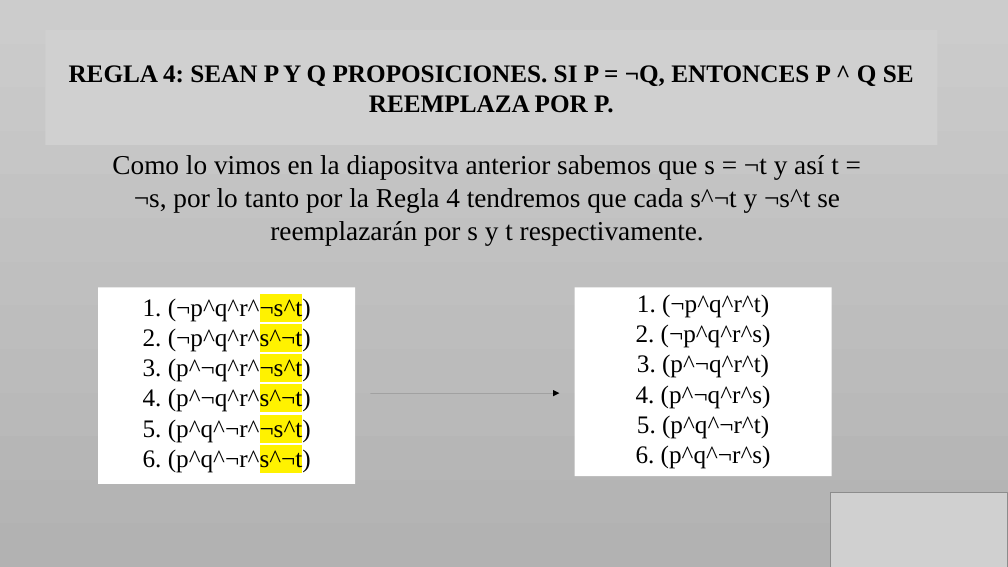
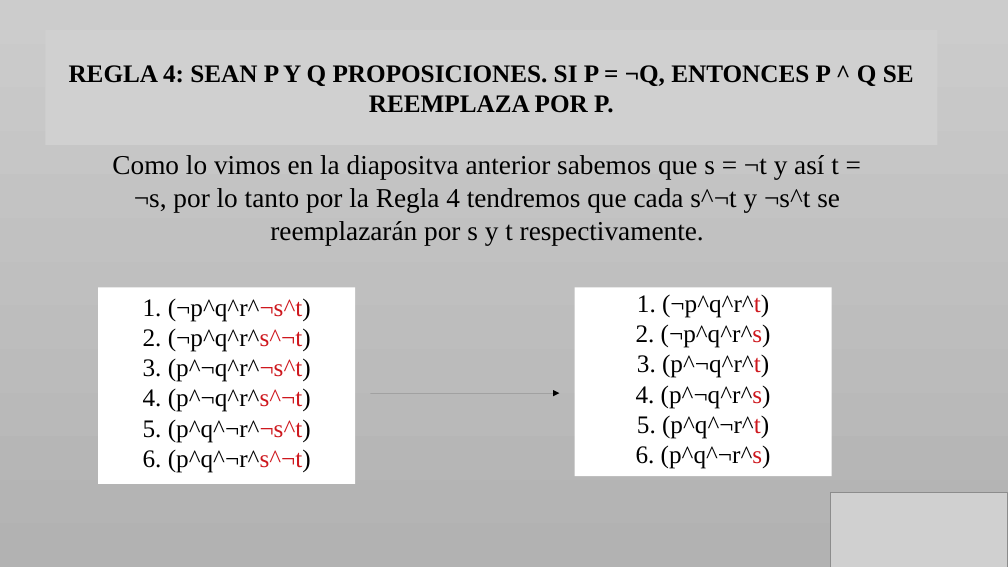
Before and after one commit to nicolasduque-10/AlejandraCampo-NicolasDuque, a slide deck: slide 10 of Quién es el culpable.odp. Drawn at 1008x567 pixels with LibreOffice and Linux fonts; fonts in the diff are those of the drawing; grey boxes stand for pictures. Boxes give left, top, right and bottom in pixels: in the first picture for what was removed or moved away, otherwise in the second. Text is boxed around its words. In the diff, an @@ line names an element or a change of style, - is before the commit and + after.

```diff
--- a/Quién es el culpable.odp
+++ b/Quién es el culpable.odp
@@ rectangle "1. (¬p^q^r^¬s^t)" at [98,287,355,484]: text colour #000000 to #CE181E, highlight #FFF200 to none in "(¬p^q^r^¬s^t)", "(¬p^q^r^s^¬t)", "(p^¬q^r^¬s^t)", "(p^¬q^r^s^¬t)" and 2 more places @@
@@ rectangle "1. (¬p^q^r^t)" at [575,287,832,476]: text colour #000000 to #CE181E in "(¬p^q^r^t)", "(¬p^q^r^s)", "(p^¬q^r^t)", "(p^¬q^r^s)" and 2 more places @@
```
